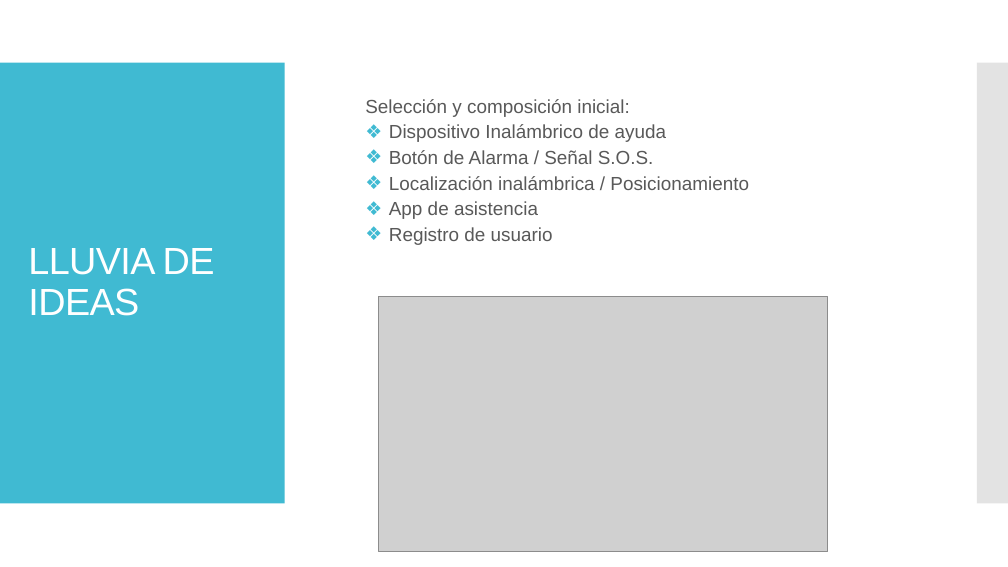
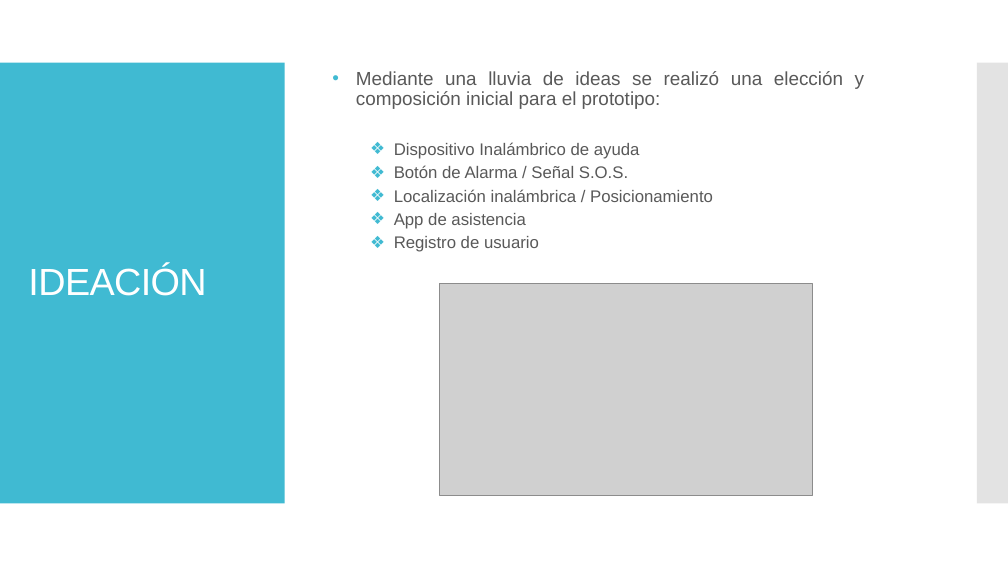
Before and after one commit to claudio-cordova-estrada/hackathon, a slide deck: slide 13 of Presentacion/Design_Thinking.pptx (slide 14 before the commit). Drawn at 1008x567 pixels with LibreOffice and Linux fonts; fonts in the diff are those of the drawing; grey boxes stand for pictures. Boxes give left, top, right and bottom in pixels: in the first picture for what was removed or moved away, otherwise in the second. Text is boxed around its words. In the diff, an @@ line names an element or a change of style, - is before the commit and + after.

```diff
--- a/Presentacion/Design_Thinking.pptx
+++ b/Presentacion/Design_Thinking.pptx
@@ text "Mediante una lluvia de ideas ...": place and size @@
-text "Mediante una lluvia de ideas ..." at <box>365,99,749,245</box>
+text "Mediante una lluvia de ideas ..." at <box>356,71,864,252</box>
@@ text at <box>356,71,864,109</box>: text changed @@
-  Selección y composición inicial:
+  • Mediante una lluvia de ideas se realizó una elección y composición inicial para el prototipo:
@@ text at <box>394,142,713,252</box>: size 18 to 16 pt in "Dispositivo Inalámbrico de ayuda", "Botón de Alarma / Señal S.O.S.", "Localización inalámbrica / Posicionamiento", "App de asistencia" and 1 more places; alignment left to justified; list level 2 to 3 in "Dispositivo Inalámbrico de ayuda"; list level 2 to 3 in "Botón de Alarma / Señal ..."; list level 2 to 3 in "Localización inalámbrica / Posicionamiento"; list level 2 to 3 in "App de asistencia"; list level 2 to 3 in "Registro de usuario" @@
@@ title at <box>28,265,206,296</box>: text changed @@
-LLUVIA DE IDEAS
+IDEACIÓN
@@ picture: place and size @@
-picture at <box>379,296,828,552</box>
+picture at <box>440,283,813,495</box>
```
Also in this commit, not shown: 5 other slides changed, 3 slides added, 2 slides removed.
